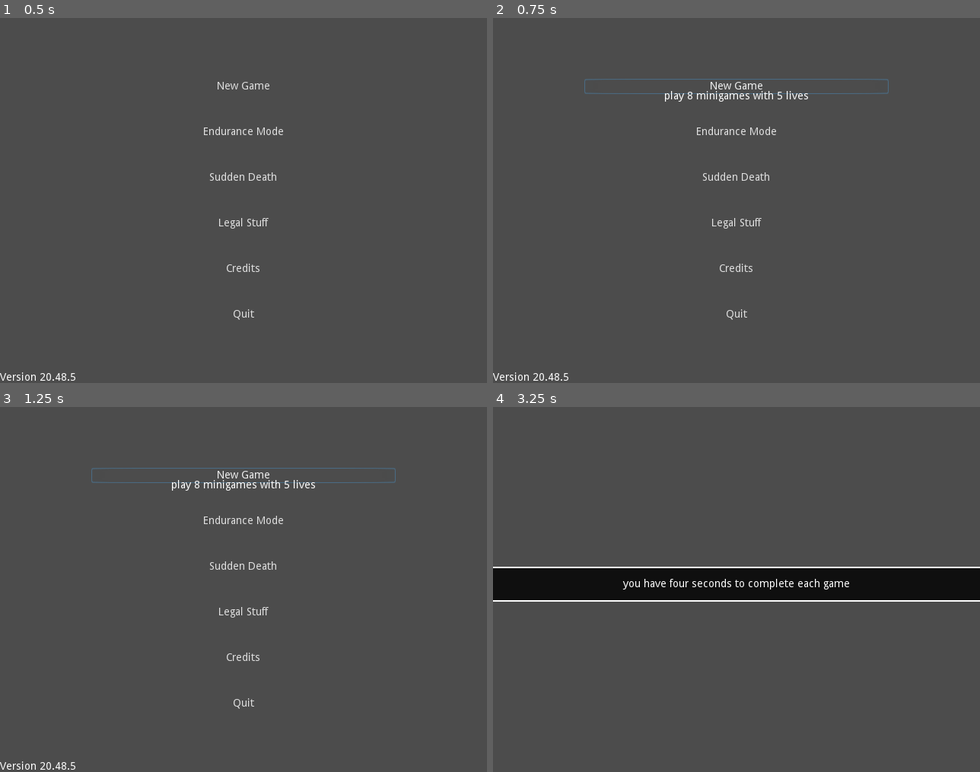
Above: before the commit, frames 1-4 (two rows, left to right).
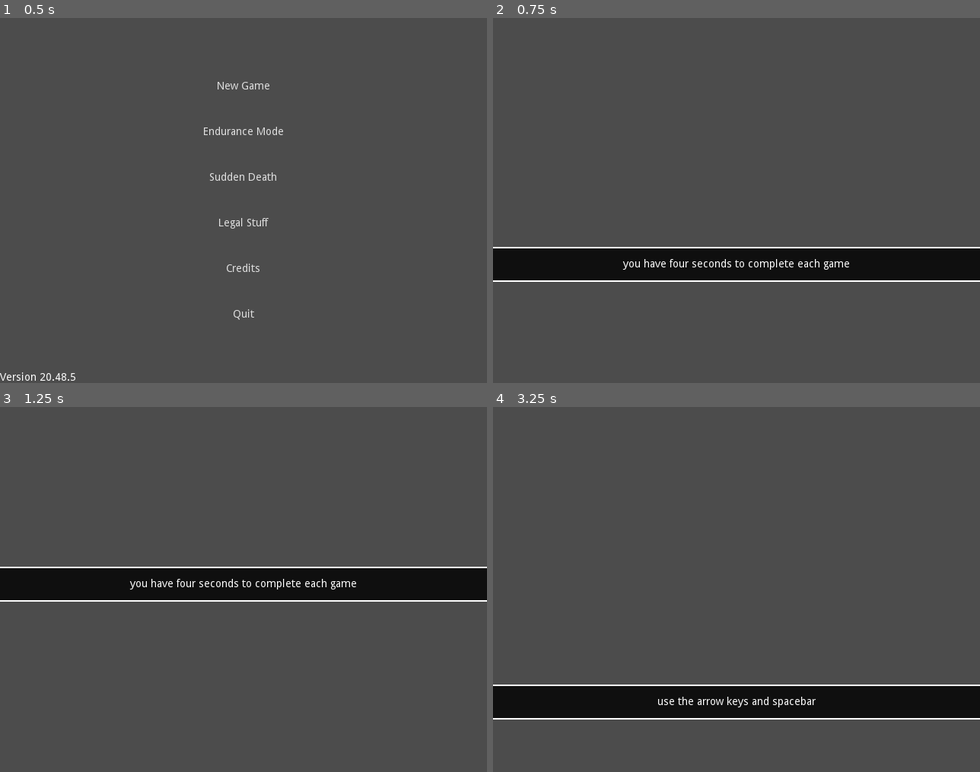
Above: after the commit, the same moments.

Repository: swashdev/minigame-madness
Game: Godot game, scene res://master/scenes/master.tscn
Same seed, same stepped clock (60 frames per second), same inputs: the game is played once before the commit and once after it.
Inputs (mouse positions are in pixels of both pictures, inside the frame that each line leads up to):
- Up to frame 1 (0.5 s): no input
- Up to frame 2 (0.75 s): click "New Game" at 0.5 s
- Up to frame 3 (1.25 s): no input
- Up to frame 4 (3.25 s): click (736, 476) at 1.25 s, where only the run before the commit has a clickable "New Game"; click (736, 520) at 2 s, where only the run before the commit has a clickable "Endurance Mode"; tap Enter at 2.75 s; move the mouse to (843, 571) at 2.77 s; hold Right (move_right) from 2.78 s (still down); hold Space (action) from 2.78 s (still down); tap Up (move_up) at 3.02 s

Frame 1 is identical in both runs. In frame 2, 11% of the frame differs, in the area x 0-100%, y 16-100%; in frame 3, 11%; in frame 4, 19%, in the area x 0-100%, y 43-86%.

Commit message:
[MASTER] reconnect the "New Game" button.
When redefining the "New Game" button as a new kind of node, its
"pressed" signal became disconnected from the main menu.  This commit
reconnects it.

Diff:
--- a/master/scenes/menus/main_menu.tscn
+++ b/master/scenes/menus/main_menu.tscn
@@ -106,6 +106,7 @@
 __meta__ = {
 "_edit_use_anchors_": false
 }
+[connection signal="pressed" from="Menu/Buttons/NewGameButton" to="." method="_on_NewGameButton_pressed"]
 [connection signal="pressed" from="Menu/Buttons/EnduranceModeButton" to="." method="_on_EnduranceModeButton_pressed"]
 [connection signal="pressed" from="Menu/Buttons/SuddenDeath" to="." method="_on_SuddenDeath_pressed"]
 [connection signal="pressed" from="Menu/Buttons/DebugButton" to="." method="_on_DebugButton_pressed"]
